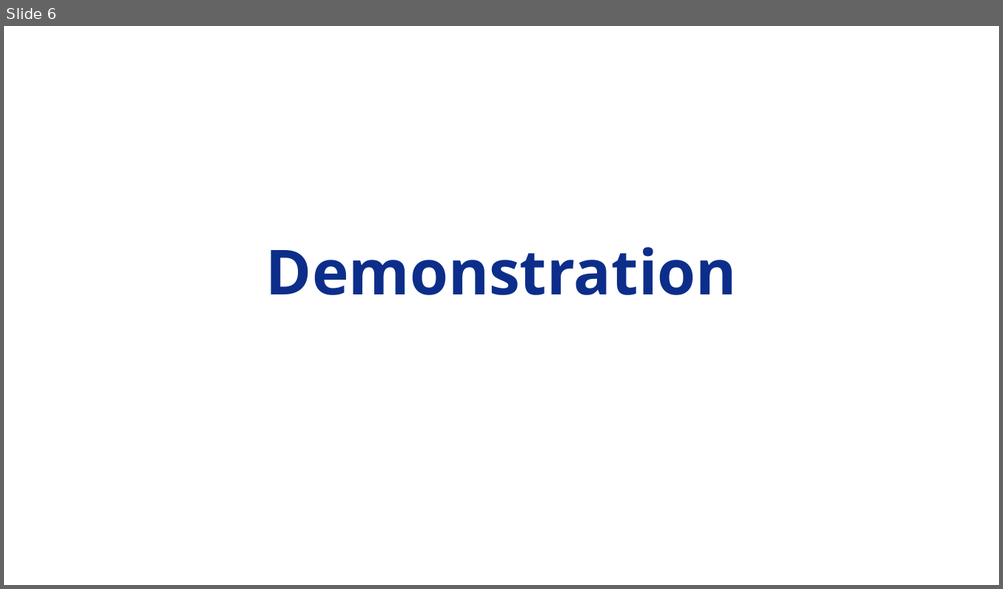
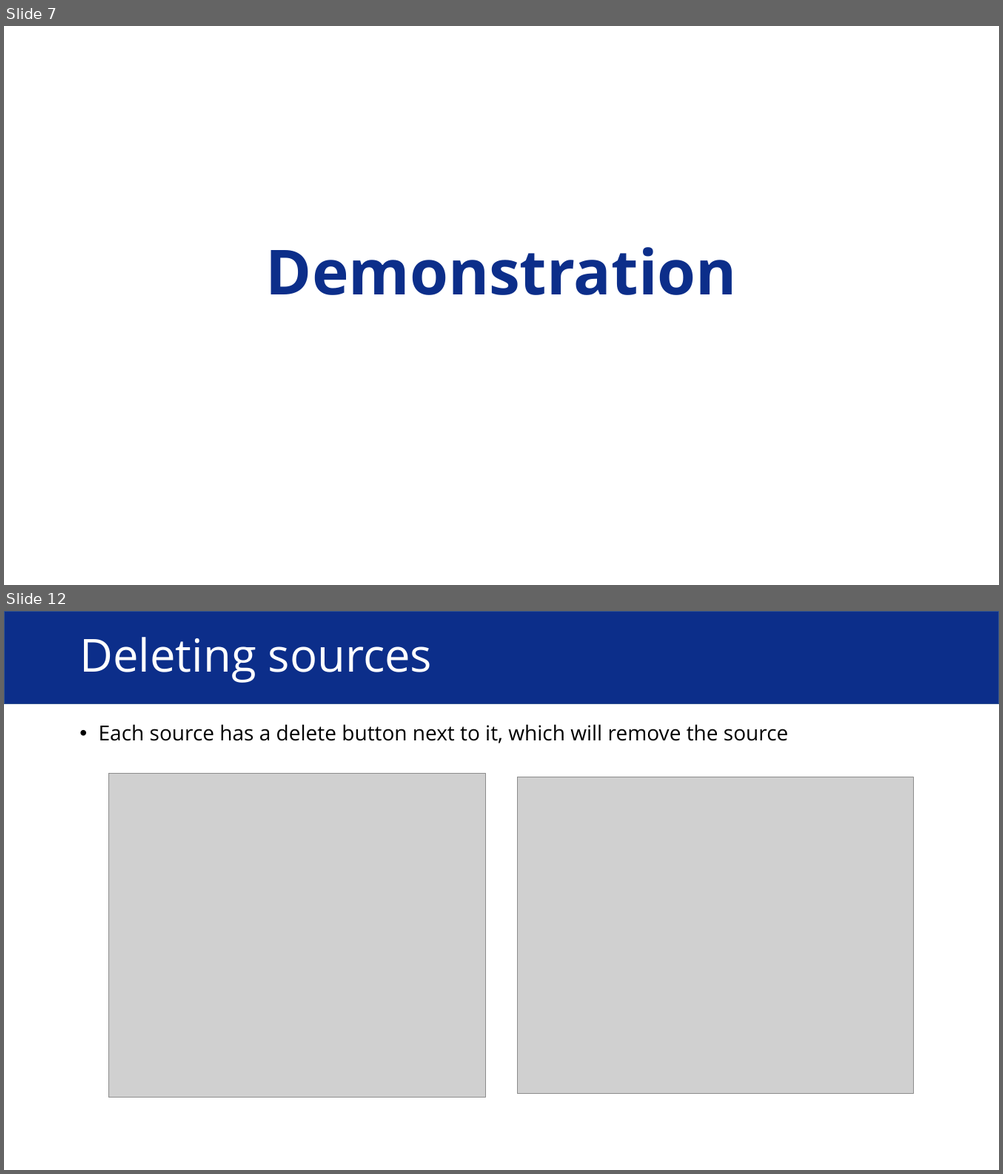
Before and after one commit to Adamanatite/nlp-global-news-monitor, a slide deck: research/Usability Testing Presentation.pptx. Shown one above the other, each under a label of ours: slide 6 before the commit, slides 7 and 12 after it; the slides between them are not shown. The pictures are 1003x589 and 1003x1174 pixels, drawn with LibreOffice and Linux fonts; fonts in the diff are those of the drawing; grey boxes stand for pictures. Boxes give left, top, right and bottom in pixels: in the first picture for what was removed or moved away, otherwise in the second. Text is boxed around its words. In the diff, an @@ line names an element or a change of style, - is before the commit and + after.

```diff
--- a/research/Usability Testing Presentation.pptx
+++ b/research/Usability Testing Presentation.pptx
@@ slide 12 added at (4, 611, 999, 1170), background #FFFFFF @@
@@ rectangle added at (4, 611, 999, 704), fill #0C2E8A, outline #325491 1 pt @@
@@ title added at (79, 637, 432, 683), 44 pt, text #FFFFFF @@
+Deleting sources
@@ text added at (99, 724, 788, 743), 20 pt, text #000000 @@
+• Each source has a delete button next to it, which will remove the source
@@ picture added at (108, 774, 485, 1097) @@
@@ picture added at (518, 777, 913, 1093) @@
@@ what was slide 6 is now slide 7 @@
```
Also in this commit, not shown: 2 slides changed, 7 other slides added, 1 slide removed, 1 other file.
